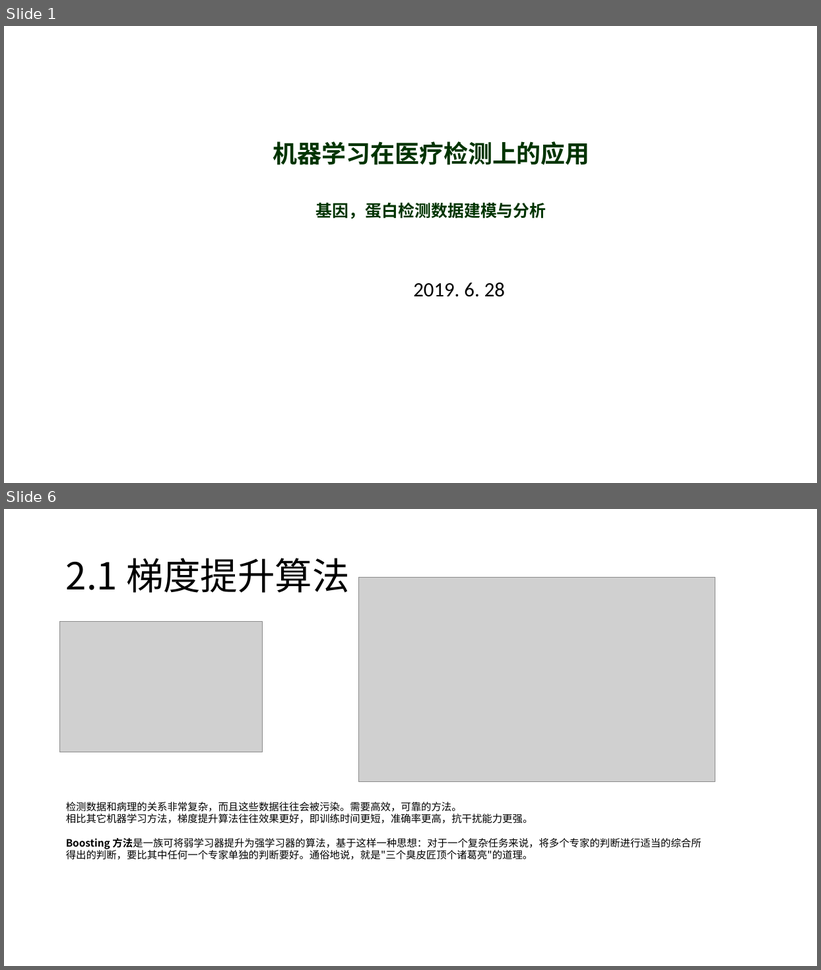
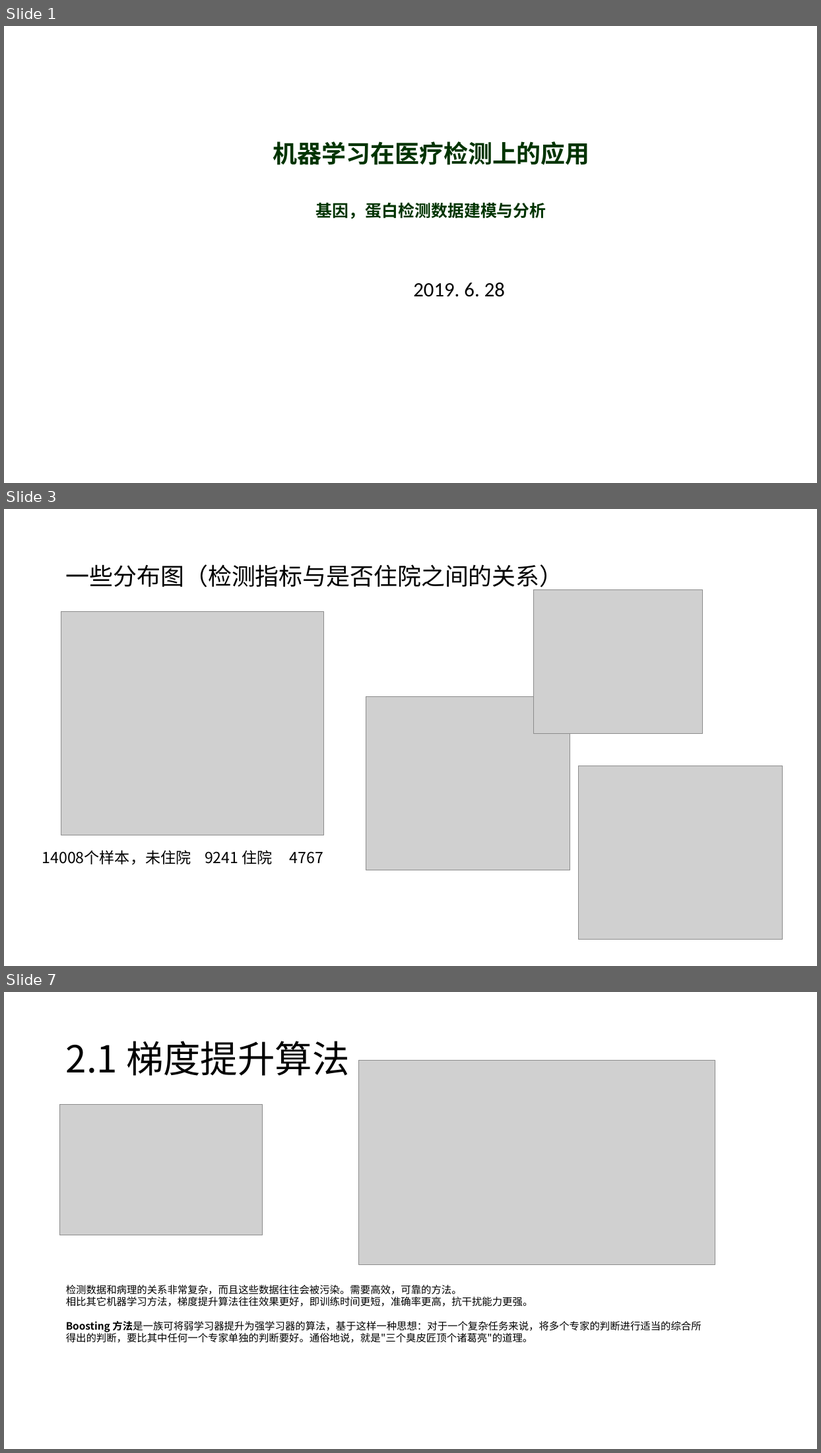
Before and after one commit to closest-git/POCTx, a slide deck: 机器学习在医疗检测上的应用.pptx. Shown one above the other, each under a label of ours: slides 1 and 6 before the commit, slides 1, 3 and 7 after it; the slides between them are not shown. The pictures are 821x970 and 821x1453 pixels, drawn with LibreOffice and Linux fonts; fonts in the diff are those of the drawing; grey boxes stand for pictures; background and template pictures are left out. Boxes give left, top, right and bottom in pixels: in the first picture for what was removed or moved away, otherwise in the second. Text is boxed around its words. In the diff, an @@ line names an element or a change of style, - is before the commit and + after.

```diff
--- a/机器学习在医疗检测上的应用.pptx
+++ b/机器学习在医疗检测上的应用.pptx
@@ slide 3 added at (4, 509, 817, 966), background #FFFFFF @@
@@ title added at (66, 564, 564, 591), 28 pt, text #000000 @@
+一些分布图（检测指标与是否住院之间的关系）
@@ picture added at (534, 590, 703, 733) @@
@@ picture added at (61, 611, 324, 835) @@
@@ picture added at (366, 697, 570, 871) @@
@@ picture added at (579, 766, 782, 940) @@
@@ text added at (42, 850, 323, 865), 18 pt, text #000000 @@
+14008个样本，未住院 9241 住院 4767
@@ what was slide 6 is now slide 7 @@
```
Also in this commit, not shown: 4 other slides added, 4 slides removed, 2 other files.
